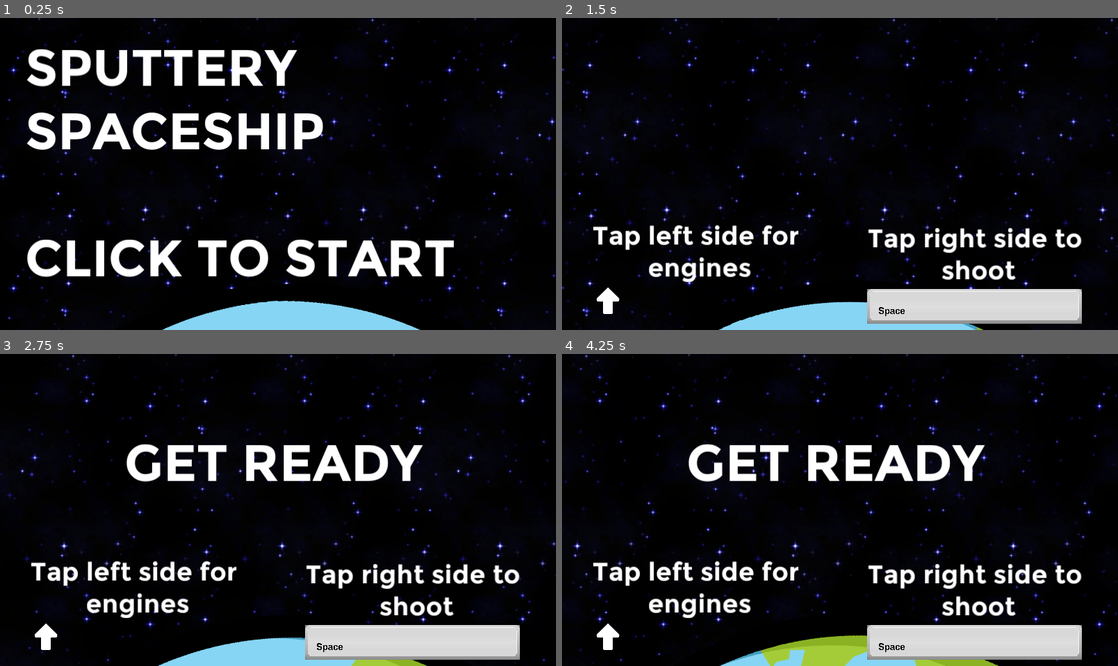
Above: before the commit, frames 1-4 (two rows, left to right).
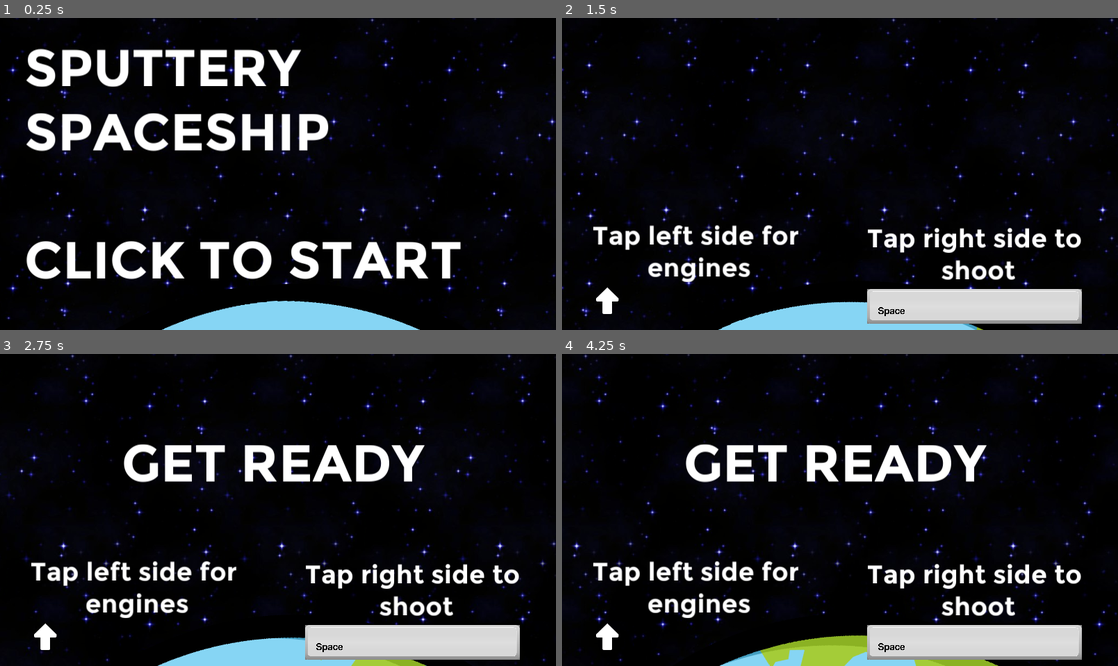
Above: after the commit, the same moments.

Repository: yokelpole/sputtery-spaceship
Game: Godot game, scene res://Game.tscn
Two runs of this game, one before a commit and one after it. Both use one fixed random seed, a clock stepped at 60 frames per second and the inputs below.
Inputs (mouse positions are in pixels of both pictures, inside the frame that each line leads up to):
- Up to frame 1 (0.25 s): no input
- Up to frame 2 (1.5 s): tap Enter (ui_accept) at 0.5, 0.77 s; move the mouse to (962, 158) at 0.52 s; hold Up (ui_up) 0.53-1.28 s; click (962, 158) at 0.67 s; move the mouse to (728, 189) at 1.27 s
- Up to frame 3 (2.75 s): tap Enter (ui_accept) at 1.52 s; move the mouse to (333, 441) at 2.02 s; hold Up (ui_up) from 2.03 s (still down)
- Up to frame 4 (4.25 s): move the mouse to (812, 572) at 2.77 s; click (812, 572) at 2.92 s; tap Enter (ui_accept) at 3.02, 3.77 s; move the mouse to (1006, 556) at 3.52 s; release Up (ui_up) at 3.53 s

The runs differ from the first frame. In frame 1, 6.9% of the frame differs, in the area x 0-83%, y 0-100%; in frame 2, 1.5%; in frame 3, 2.7%; in frame 4, 2.8%.

Commit message:
Fix up aspect ratio and splash for android

Diff:
--- a/project.godot
+++ b/project.godot
@@ -19,14 +19,13 @@
 config/description="Sputtery Spaceship is a flappy bird style space shooter. Fight gravity and the oncoming enemies to stay alive as long as you possibly can!"
 run/main_scene="res://Game.tscn"
 boot_splash/image="res://splash_screen.png"
-config/icon="res://playerShip1_red.png"
+config/icon="res://Sputtery Spaceship - Play Store Icon.png"
 
 [display]
 
 window/size/height=575
 window/size/resizable=false
 window/stretch/mode="2d"
-window/stretch/aspect="keep"
 
 [input_devices]
 
